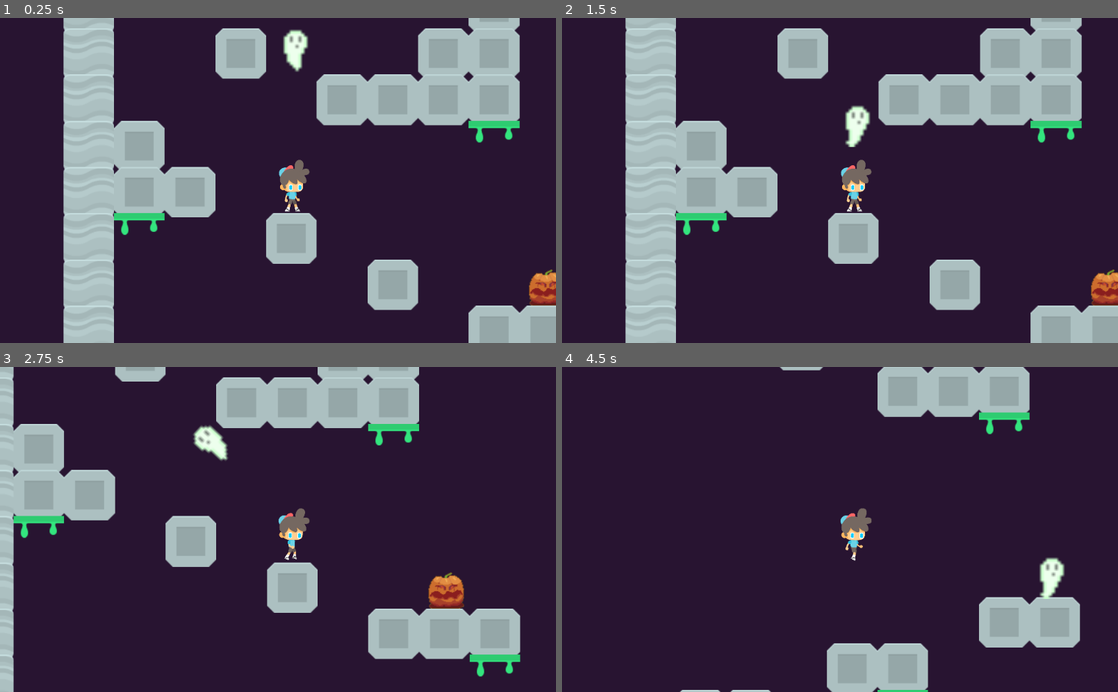
Above: before the commit, frames 1-4 (two rows, left to right).
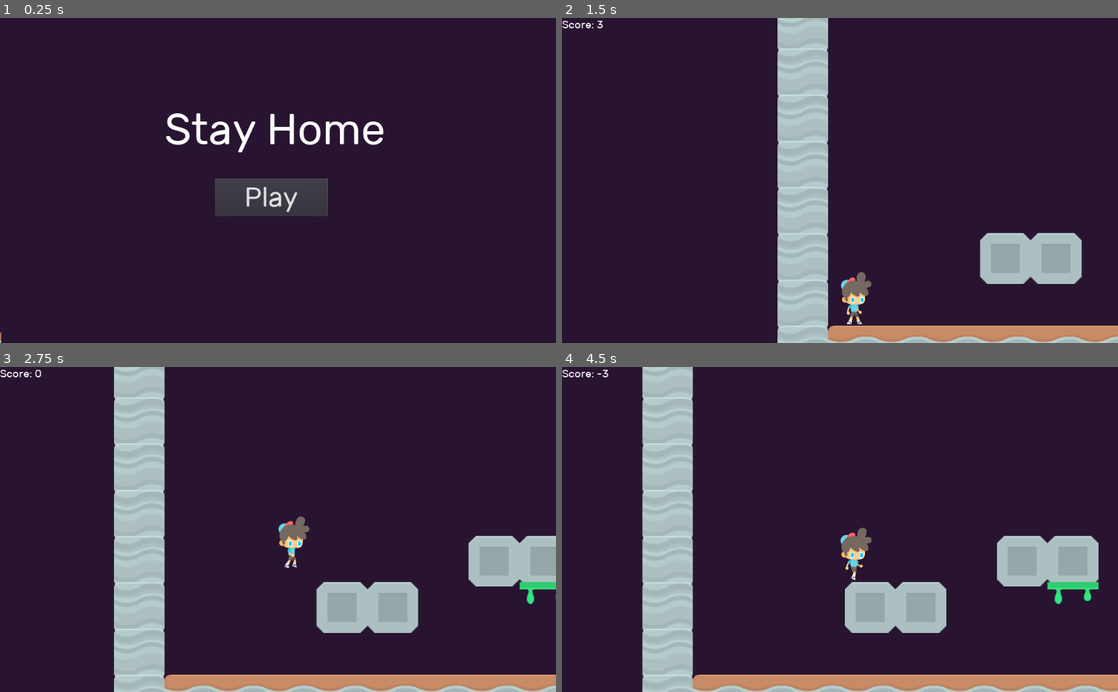
Above: after the commit, the same moments.

Repository: bsu-cs315/Stay-Home
Game: Godot game, scene res://src/Level.tscn
Two runs of this game, one before a commit and one after it. Both use one fixed random seed, a clock stepped at 60 frames per second and the inputs below.
Inputs (mouse positions are in pixels of both pictures, inside the frame that each line leads up to):
- Up to frame 1 (0.25 s): no input
- Up to frame 2 (1.5 s): click (834, 196) at 0.5 s, where only the run after the commit has a clickable "Play"; click (984, 284) at 1.25 s, where only the run after the commit has a clickable "Lets Go!"
- Up to frame 3 (2.75 s): hold Right (ui_right) from 2.03 s (still down); tap Space (ui_select) at 2.27 s
- Up to frame 4 (4.5 s): tap Space (ui_select) at 3.02 s; release Right (ui_right) at 3.53 s; hold Left (ui_left) 3.53-4.28 s; hold Right (ui_right) from 4.28 s (still down)

The runs differ from the first frame. In frame 1, 32% of the frame differs, in the area x 0-100%, y 0-100%; in frame 2, 41%; in frame 3, 39%; in frame 4, 29%.

Commit message:
Add title screen

Diff:
--- a/project/Pumpkin.tscn
+++ b/project/src/Button.tscn
@@ -1,15 +1,17 @@
 [gd_scene load_steps=3 format=2]
 
-[ext_resource path="res://assets/pumpkin.png" type="Texture" id=1]
+[ext_resource path="res://assets/Level/platformIndustrial_053.png" type="Texture" id=1]
 
 [sub_resource type="CapsuleShape2D" id=1]
-radius = 25.1458
-height = 0.0
+radius = 22.2834
+height = 4.00323
 
-[node name="Pumpkin" type="RigidBody2D"]
+[node name="Button" type="RigidBody2D"]
+sleeping = true
 
 [node name="Sprite" type="Sprite" parent="."]
 texture = ExtResource( 1 )
 
 [node name="CollisionShape2D" type="CollisionShape2D" parent="."]
+position = Vector2( 0.793701, 15.874 )
 shape = SubResource( 1 )
--- /dev/null
+++ b/project/src/Ghost.gd
@@ -0,0 +1,9 @@
+extends RigidBody2D
+
+func _on_Ghost_body_entered(body):
+	$GhostHitSound.play()
+	$DeathTimer.start()
+
+func _on_DeathTimer_timeout():
+	get_parent().points -= 1
+	queue_free()
--- a/project/Ghost.tscn
+++ b/project/src/Ghost.tscn
@@ -1,6 +1,8 @@
-[gd_scene load_steps=8 format=2]
+[gd_scene load_steps=10 format=2]
 
 [ext_resource path="res://assets/ghost.png" type="Texture" id=1]
+[ext_resource path="res://assets/Sounds/ghost_yelp.wav" type="AudioStream" id=2]
+[ext_resource path="res://src/Ghost.gd" type="Script" id=3]
 
 [sub_resource type="AtlasTexture" id=1]
 flags = 4
@@ -35,12 +37,25 @@
 height = 26.2699
 
 [node name="Ghost" type="RigidBody2D"]
+contacts_reported = 1
+contact_monitor = true
 sleeping = true
+script = ExtResource( 3 )
 
 [node name="AnimatedSprite" type="AnimatedSprite" parent="."]
 scale = Vector2( 4, 4 )
 frames = SubResource( 5 )
+frame = 3
 playing = true
 
 [node name="CollisionShape2D" type="CollisionShape2D" parent="."]
 shape = SubResource( 6 )
+
+[node name="GhostHitSound" type="AudioStreamPlayer2D" parent="."]
+stream = ExtResource( 2 )
+
+[node name="DeathTimer" type="Timer" parent="."]
+wait_time = 0.3
+one_shot = true
+[connection signal="body_entered" from="." to="." method="_on_Ghost_body_entered"]
+[connection signal="timeout" from="DeathTimer" to="." method="_on_DeathTimer_timeout"]
--- /dev/null
+++ b/project/src/Level.gd
@@ -0,0 +1,11 @@
+extends Node2D
+
+var points : int = 0
+var playing : bool = false
+
+func _process(delta):
+	get_node("Player/Camera/UI/Score").text = "Score: " + str(points)
+
+func new_game():
+	playing = true
+	get_node("Player").enable_camera()
--- a/project/src/Level.tscn
+++ b/project/src/Level.tscn
@@ -1,15 +1,18 @@
-[gd_scene load_steps=18 format=2]
+[gd_scene load_steps=21 format=2]
 
 [ext_resource path="res://assets/Level/platformIndustrial_002.png" type="Texture" id=1]
 [ext_resource path="res://src/Player.tscn" type="PackedScene" id=2]
 [ext_resource path="res://assets/Level/platformIndustrial_003.png" type="Texture" id=3]
 [ext_resource path="res://assets/Level/platformIndustrial_004.png" type="Texture" id=4]
 [ext_resource path="res://assets/Level/platformIndustrial_019.png" type="Texture" id=5]
-[ext_resource path="res://Ghost.tscn" type="PackedScene" id=6]
+[ext_resource path="res://src/Ghost.tscn" type="PackedScene" id=6]
 [ext_resource path="res://assets/Level/platformIndustrial_030.png" type="Texture" id=7]
-[ext_resource path="res://Pumpkin.tscn" type="PackedScene" id=8]
+[ext_resource path="res://src/Pumpkin.tscn" type="PackedScene" id=8]
 [ext_resource path="res://assets/Level/platformIndustrial_026.png" type="Texture" id=9]
 [ext_resource path="res://assets/Sounds/background_music.wav" type="AudioStream" id=10]
+[ext_resource path="res://src/Level.gd" type="Script" id=11]
+[ext_resource path="res://src/Button.tscn" type="PackedScene" id=12]
+[ext_resource path="res://src/TitleScreen.tscn" type="PackedScene" id=13]
 
 [sub_resource type="ConvexPolygonShape2D" id=1]
 points = PoolVector2Array( 70, 70, 0, 70, 0, 0, 70, 0 )
@@ -23,13 +26,13 @@
 [sub_resource type="ConvexPolygonShape2D" id=4]
 points = PoolVector2Array( 70, 70, 0, 70, 0, 0, 70, 0 )
 
+[sub_resource type="ConvexPolygonShape2D" id=5]
+points = PoolVector2Array( 70, 70, 0, 70, 0, 0, 70, 0 )
+
 [sub_resource type="ConvexPolygonShape2D" id=6]
 points = PoolVector2Array( 70, 70, 0, 70, 0, 0, 70, 0 )
 
-[sub_resource type="ConvexPolygonShape2D" id=7]
-points = PoolVector2Array( 70, 70, 0, 70, 0, 0, 70, 0 )
-
-[sub_resource type="TileSet" id=5]
+[sub_resource type="TileSet" id=7]
 0/name = "platformIndustrial_002.png 0"
 0/texture = ExtResource( 1 )
 0/tex_offset = Vector2( 0, 0 )
@@ -157,6 +160,7 @@
 5/z_index = 0
 
 [node name="Level" type="Node2D"]
+script = ExtResource( 11 )
 
 [node name="Background" type="ColorRect" parent="."]
 margin_left = -1294.0
@@ -169,25 +173,25 @@
 }
 
 [node name="Player" parent="." instance=ExtResource( 2 )]
-position = Vector2( 226.452, -176.808 )
+position = Vector2( 16.39, 525.044 )
 
 [node name="TileMap" type="TileMap" parent="."]
-tile_set = SubResource( 5 )
+tile_set = SubResource( 7 )
 cell_size = Vector2( 70, 64 )
 format = 1
-tile_data = PoolIntArray( -1441772, 3, 0, -1441771, 3, 0, -1 …(1164 unchanged characters)…  -1048555, 4, 0, -1048554, 4, 0, -1048548, 3, 0, -1048547, 3, 0, -917505, 3, 0, -983020, 4, 0, -983019, 3, 0, -983018, 3, 0, -983017, 4, 0, -983012, 3, 0, -983011, 3, 0, -851969, 3, 0, -917504, 3, 0, -917503, 3, 0, -917502, 3, 0, -917501, 3, 0, -917500, 3, 0, -917499, 3, 0, -917498, 3, 0, -917497, 3, 0, -917496, 3, 0, -917495, 3, 0, -917494, 3, 0, -917493, 3, 0, -917492, 3, 0, -917491, 3, 0, -917490, 3, 0, -917489, 3, 0, -917488, 3, 0, -917487, 3, 0, -917486, 3, 0, -917485, 3, 0, -917484, 5, 0, -917483, 3, 0, -917482, 3, 0, -917480, 4, 0, -917476, 3, 0, -917475, 3, 0, -786433, 3, 0, -851947, 3, 0, -851940, 3, 0, -8 …(3023 unchanged characters)…
+tile_data = PoolIntArray( -1441772, 3, 0, -1441771, 3, 0, -1 …(1164 unchanged characters)…  -1048555, 4, 0, -1048554, 4, 0, -1048549, 4, 0, -1048548, 3, 0, -1048547, 3, 0, -917505, 3, 0, -983020, 4, 0, -983019, 3, 0, -983018, 3, 0, -983017, 4, 0, -983012, 3, 0, -983011, 3, 0, -851969, 3, 0, -917504, 3, 0, -917503, 3, 0, -917502, 3, 0, -917501, 3, 0, -917500, 3, 0, -917498, 3, 0, -917494, 3, 0, -917492, 3, 0, -917491, 3, 0, -917490, 3, 0, -917489, 3, 0, -917488, 3, 0, -917487, 3, 0, -917486, 3, 0, -917485, 3, 0, -917484, 5, 0, -917483, 3, 0, -917482, 3, 0, -917480, 4, 0, -917476, 3, 0, -917475, 3, 0, -786433, 3, 0, -851960, 3, 0, -851947, 3, 0, -851940, 3, 0, -8 …(3023 unchanged characters)…
 
 [node name="Ghost" parent="." instance=ExtResource( 6 )]
-position = Vector2( 1275.77, 520.285 )
+position = Vector2( 1294.27, 518.603 )
 
 [node name="Pumpkin" parent="." instance=ExtResource( 8 )]
-position = Vector2( 598.008, -25.3619 )
+position = Vector2( 594.008, -31.3619 )
 
 [node name="Ghost2" parent="." instance=ExtResource( 6 )]
-position = Vector2( 1696.08, 134.848 )
+position = Vector2( 1669.17, 35.6222 )
 
 [node name="Ghost3" parent="." instance=ExtResource( 6 )]
-position = Vector2( 2696.95, -236.733 )
+position = Vector2( 2195.38, 237.289 )
 
 [node name="Ghost4" parent="." instance=ExtResource( 6 )]
 position = Vector2( 250.726, -355.675 )
@@ -199,9 +203,23 @@
 position = Vector2( 2379.31, 542.387 )
 
 [node name="Pumpkin3" parent="." instance=ExtResource( 8 )]
-position = Vector2( 1572, -478 )
+position = Vector2( 1572, -490.599 )
 
 [node name="Music" type="AudioStreamPlayer" parent="."]
 stream = ExtResource( 10 )
 volume_db = -15.096
 autoplay = true
+
+[node name="Ghost6" parent="." instance=ExtResource( 6 )]
+position = Vector2( 1507.3, -1225.46 )
+
+[node name="Ghost7" parent="." instance=ExtResource( 6 )]
+position = Vector2( 387.978, -800.226 )
+
+[node name="Pumpkin4" parent="." instance=ExtResource( 8 )]
+position = Vector2( 1926.82, -1069.45 )
+
+[node name="Button" parent="." instance=ExtResource( 12 )]
+position = Vector2( 33.499, -930.646 )
+
+[node name="TitleScreen" parent="." instance=ExtResource( 13 )]
--- a/project/src/Player.gd
+++ b/project/src/Player.gd
@@ -18,7 +18,6 @@
 			jumping = true
 			$JumpTimer.start()
 			$AnimatedSprite.play("jump")
-
 		velocity.y = JUMP_SPEED
 	if right:
 		$AnimatedSprite.play("walk_right")
@@ -30,10 +29,14 @@
 		$AnimatedSprite.play("idle")
 
 func _physics_process(delta):
-	get_input()
-	velocity.y += GRAVITY * delta
-	velocity = move_and_slide(velocity, Vector2(0, -1))
-
+	if get_parent().playing:
+		get_input()
+		velocity.y += GRAVITY * delta
+		velocity = move_and_slide(velocity, Vector2(0, -1))
 
 func _on_JumpTimer_timeout():
 	jumping = false
+
+func enable_camera():
+	$Camera/UI/Score.show()
+	$Camera.make_current()
--- a/project/src/Player.tscn
+++ b/project/src/Player.tscn
@@ -31,6 +31,7 @@
 [ext_resource path="res://assets/Player/walk_9.png" type="Texture" id=29]
 [ext_resource path="res://assets/Player/walk_15.png" type="Texture" id=30]
 [ext_resource path="res://assets/Sounds/jump.wav" type="AudioStream" id=31]
+[ext_resource path="res://src/UI.tscn" type="PackedScene" id=32]
 [ext_resource path="res://assets/Player/idle_1.png" type="Texture" id=41]
 [ext_resource path="res://assets/Player/dead_14.png" type="Texture" id=46]
 [ext_resource path="res://assets/Player/dead_15.png" type="Texture" id=47]
@@ -103,22 +104,23 @@
 [node name="AnimatedSprite" type="AnimatedSprite" parent="."]
 position = Vector2( 21.8876, 5.10202 )
 scale = Vector2( 0.15, 0.15 )
-frames = SubResource( 2 )
+frames = SubResource( 1 )
 animation = "idle"
 playing = true
 
 [node name="CollisionShape2D" type="CollisionShape2D" parent="."]
 position = Vector2( 21.0598, 6.11852 )
 rotation = -3.14159
-shape = SubResource( 1 )
+shape = SubResource( 2 )
 __meta__ = {
 "_edit_group_": true
 }
 
 [node name="Camera" type="Camera2D" parent="."]
-current = true
 zoom = Vector2( 0.75, 0.75 )
 limit_bottom = 600
+
+[node name="UI" parent="Camera" instance=ExtResource( 32 )]
 
 [node name="JumpTimer" type="Timer" parent="."]
 one_shot = true
--- /dev/null
+++ b/project/src/Pumpkin.gd
@@ -0,0 +1,10 @@
+extends RigidBody2D
+
+
+func _on_DespawnTimer_timeout():
+	get_parent().points += 1
+	queue_free()
+
+func _on_Pumpkin_body_entered(body):
+	$PumpkinHitSound.play()
+	$DespawnTimer.start()
--- /dev/null
+++ b/project/src/Pumpkin.tscn
@@ -0,0 +1,30 @@
+[gd_scene load_steps=5 format=2]
+
+[ext_resource path="res://assets/pumpkin.png" type="Texture" id=1]
+[ext_resource path="res://src/Pumpkin.gd" type="Script" id=2]
+[ext_resource path="res://assets/Sounds/pumpkin_hit.wav" type="AudioStream" id=3]
+
+[sub_resource type="CapsuleShape2D" id=1]
+radius = 25.1458
+height = 0.0
+
+[node name="Pumpkin" type="RigidBody2D"]
+contacts_reported = 1
+contact_monitor = true
+sleeping = true
+script = ExtResource( 2 )
+
+[node name="Sprite" type="Sprite" parent="."]
+texture = ExtResource( 1 )
+
+[node name="CollisionShape2D" type="CollisionShape2D" parent="."]
+shape = SubResource( 1 )
+
+[node name="DespawnTimer" type="Timer" parent="."]
+wait_time = 0.3
+one_shot = true
+
+[node name="PumpkinHitSound" type="AudioStreamPlayer2D" parent="."]
+stream = ExtResource( 3 )
+[connection signal="body_entered" from="." to="." method="_on_Pumpkin_body_entered"]
+[connection signal="timeout" from="DespawnTimer" to="." method="_on_DespawnTimer_timeout"]
--- /dev/null
+++ b/project/src/TitleScreen.gd
@@ -0,0 +1,24 @@
+extends Node2D
+
+func _on_PlayButton_pressed():
+	hide_title()
+	show_intro()
+
+func hide_title():
+	$Title.hide()
+	$PlayButton.hide()
+
+func show_intro():
+	$IntroText1.show()
+	$IntroText2.show()
+	$IntroText3.show()
+	$ExitIntroButton.show()
+
+
+func _on_ExitIntroButton_pressed():
+	$IntroText1.hide()
+	$IntroText2.hide()
+	$IntroText3.hide()
+	$ExitIntroButton.hide()
+	$Background.hide()
+	get_parent().new_game()
--- /dev/null
+++ b/project/src/TitleScreen.tscn
@@ -0,0 +1,104 @@
+[gd_scene load_steps=6 format=2]
+
+[ext_resource path="res://assets/Fonts/Rubik-Regular.ttf" type="DynamicFontData" id=1]
+[ext_resource path="res://src/TitleScreen.gd" type="Script" id=2]
+
+[sub_resource type="DynamicFont" id=1]
+size = 80
+font_data = ExtResource( 1 )
+
+[sub_resource type="DynamicFont" id=2]
+size = 50
+font_data = ExtResource( 1 )
+
+[sub_resource type="DynamicFont" id=3]
+size = 35
+font_data = ExtResource( 1 )
+
+[node name="TitleScreen" type="Node2D"]
+script = ExtResource( 2 )
+
+[node name="Background" type="ColorRect" parent="."]
+margin_left = 2.0
+margin_right = 1030.0
+margin_bottom = 606.0
+color = Color( 0.156863, 0.0784314, 0.192157, 1 )
+__meta__ = {
+"_edit_use_anchors_": false
+}
+
+[node name="Title" type="Label" parent="."]
+margin_left = 302.0
+margin_top = 158.0
+margin_right = 711.0
+margin_bottom = 288.0
+custom_fonts/font = SubResource( 1 )
+text = "Stay Home"
+align = 1
+__meta__ = {
+"_edit_use_anchors_": false
+}
+
+[node name="PlayButton" type="Button" parent="."]
+margin_left = 396.0
+margin_top = 296.0
+margin_right = 604.0
+margin_bottom = 366.0
+custom_fonts/font = SubResource( 2 )
+text = "Play"
+__meta__ = {
+"_edit_use_anchors_": false
+}
+
+[node name="IntroText1" type="Label" parent="."]
+visible = false
+margin_left = 30.0
+margin_top = 30.0
+margin_right = 535.0
+margin_bottom = 177.0
+custom_fonts/font = SubResource( 3 )
+text = "You are a student who was diagnosed with a virus that is taking over the planet."
+autowrap = true
+__meta__ = {
+"_edit_use_anchors_": false
+}
+
+[node name="IntroText2" type="Label" parent="."]
+visible = false
+margin_left = 484.0
+margin_top = 170.0
+margin_right = 989.0
+margin_bottom = 392.0
+custom_fonts/font = SubResource( 3 )
+text = "The university decided you must be quarantined in the old dorms before you can go back to classes! Everyone knows those dorms are haunted..."
+autowrap = true
+__meta__ = {
+"_edit_use_anchors_": false
+}
+
+[node name="IntroText3" type="Label" parent="."]
+visible = false
+margin_left = 38.0
+margin_top = 428.0
+margin_right = 543.0
+margin_bottom = 650.0
+custom_fonts/font = SubResource( 3 )
+text = "Find your way out! Collect the pumpkins along the way and watch out for ghosts!"
+autowrap = true
+__meta__ = {
+"_edit_use_anchors_": false
+}
+
+[node name="ExitIntroButton" type="Button" parent="."]
+visible = false
+margin_left = 674.0
+margin_top = 456.0
+margin_right = 882.0
+margin_bottom = 526.0
+custom_fonts/font = SubResource( 2 )
+text = "Lets Go!"
+__meta__ = {
+"_edit_use_anchors_": false
+}
+[connection signal="pressed" from="PlayButton" to="." method="_on_PlayButton_pressed"]
+[connection signal="pressed" from="ExitIntroButton" to="." method="_on_ExitIntroButton_pressed"]
--- /dev/null
+++ b/project/src/UI.tscn
@@ -0,0 +1,19 @@
+[gd_scene load_steps=3 format=2]
+
+[ext_resource path="res://assets/Fonts/Rubik-Regular.ttf" type="DynamicFontData" id=1]
+
+[sub_resource type="DynamicFont" id=1]
+size = 20
+font_data = ExtResource( 1 )
+
+[node name="UI" type="CanvasLayer"]
+
+[node name="Score" type="Label" parent="."]
+visible = false
+margin_right = 173.0
+margin_bottom = 24.0
+custom_fonts/font = SubResource( 1 )
+text = "Score: 0"
+__meta__ = {
+"_edit_use_anchors_": false
+}
Binary file added: project/assets/Fonts/Rubik-Regular.ttf
Not shown, added: project/assets/Sounds/ghost_yelp.wav.import
Not shown, added: project/assets/Sounds/pumpkin_hit.wav.import
Not shown: 2 places in project/src/Level.tscn that only renumber resources
Not shown: 3 places in project/src/Player.tscn that only renumber resources
Not shown, added: project/assets/Sounds/ghost_yelp.wav
Not shown, added: project/assets/Sounds/pumpkin_hit.wav
